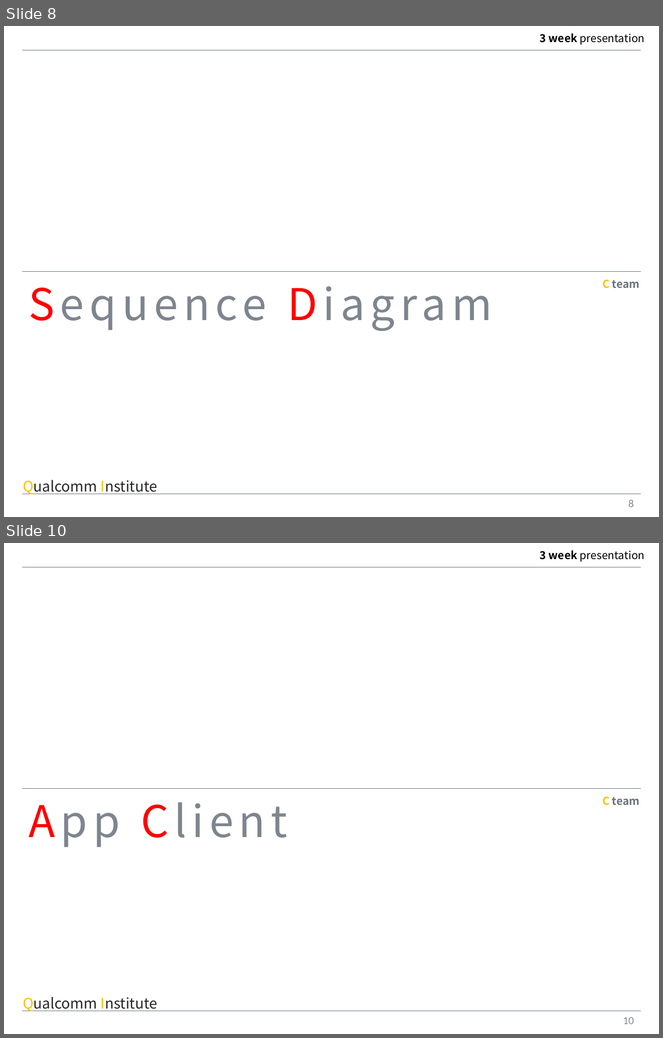
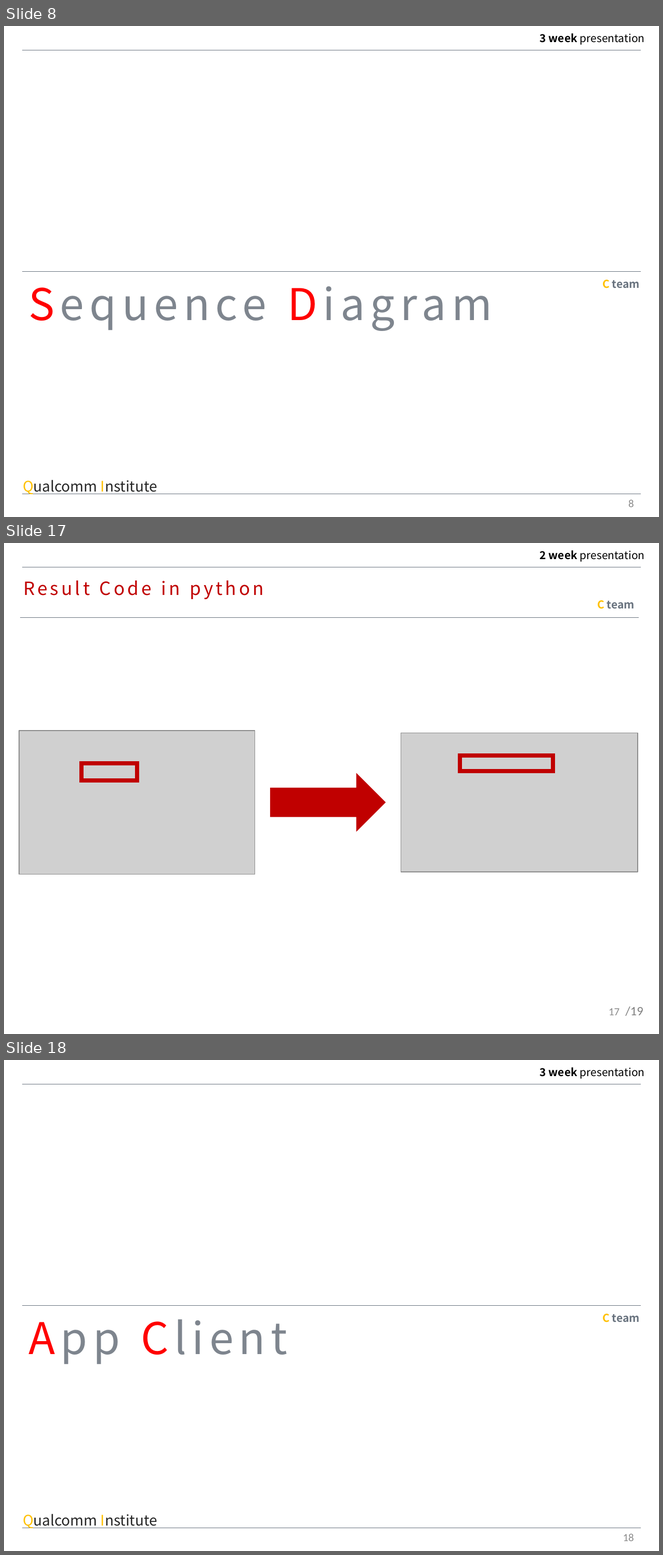
Before and after one commit to MAENGSOOHOON/summer2017IoT, a slide deck: 3week/ppt/3week.pptx. Shown one above the other, each under a label of ours: slides 8 and 10 before the commit, slides 8, 17 and 18 after it; the slides between them are not shown. The pictures are 663x1038 and 663x1555 pixels, drawn with LibreOffice and Linux fonts; fonts in the diff are those of the drawing; grey boxes stand for pictures. Boxes give left, top, right and bottom in pixels: in the first picture for what was removed or moved away, otherwise in the second. Text is boxed around its words. In the diff, an @@ line names an element or a change of style, - is before the commit and + after.

```diff
--- a/3week/ppt/3week.pptx
+++ b/3week/ppt/3week.pptx
@@ slide 17 added at (4, 543, 659, 1034), background #FFFFFF @@
@@ text added at (540, 550, 645, 562), 12 pt, text #000000 @@
+2 week presentation
@@ line added from (22, 566) to (641, 566), #68727E 0.25 pt @@
@@ text added at (23, 580, 264, 599), 20 pt, text #C00000 @@
+Result Code in python
@@ text added at (597, 600, 635, 609), 12 pt, text #68727E, bold @@
+C team
@@ line added from (20, 618) to (639, 618), #68727E 0.25 pt @@
@@ picture added at (19, 731, 255, 875) @@
@@ picture added at (401, 733, 638, 873) @@
@@ rectangle added at (460, 756, 553, 772), outline #C00000 4.5 pt @@
@@ rectangle added at (81, 763, 137, 780), outline #C00000 4.5 pt @@
@@ right arrow added at (271, 774, 385, 831), fill #C00000, outline #C00000 1 pt @@
@@ page number added at (609, 1008, 620, 1016), 12 pt, text #8C8C8C @@
+17
@@ text added at (625, 1007, 643, 1016), 14 pt, text #808080 @@
+/19
@@ what was slide 10 is now slide 18 @@
@@ page number at (623, 1534, 634, 1542): text changed @@
-10
+18
```
Also in this commit, not shown: 1 slide changed, 8 other slides added, 1 slide removed, 1 other file.
